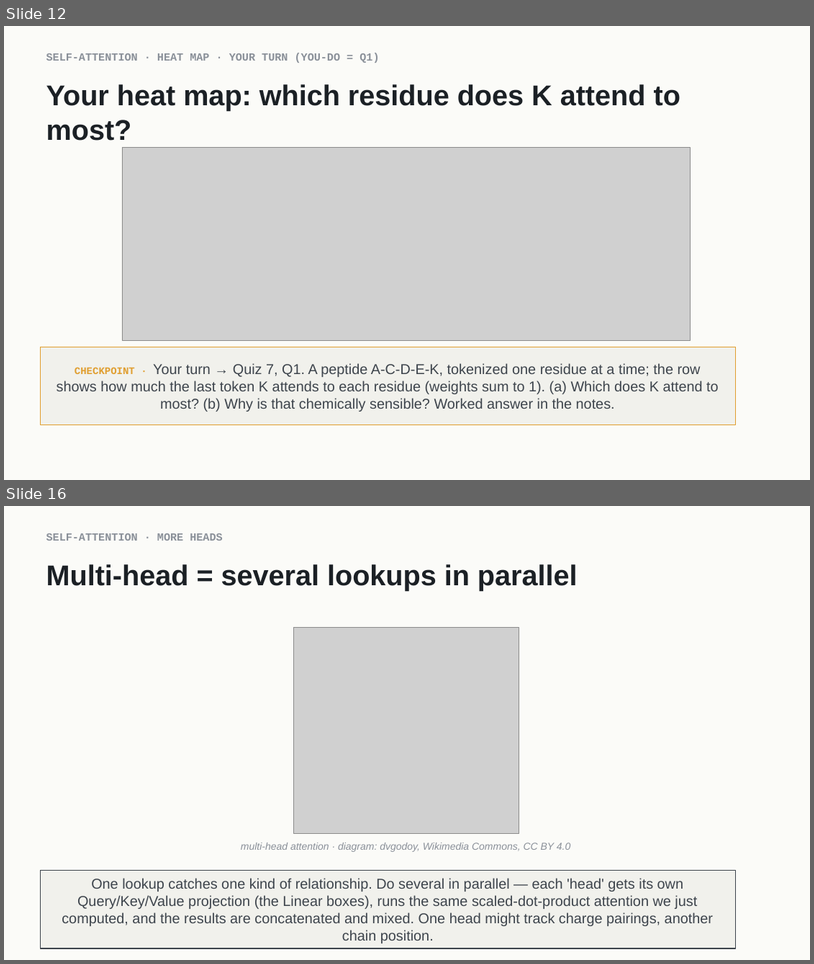
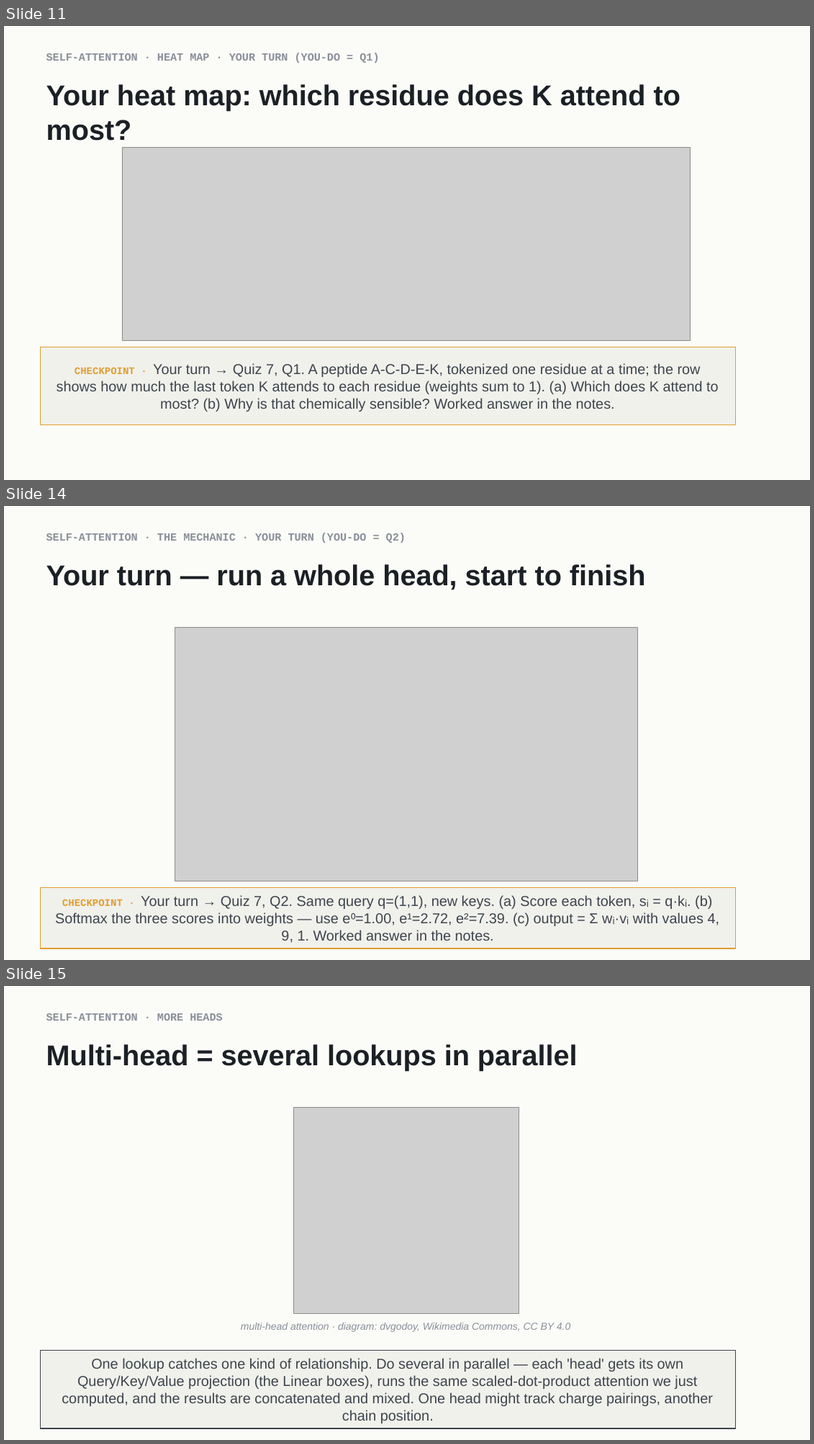
Before and after one commit to indigobio/msacl_dl_course, a slide deck: slides/pptx/lecture07_attention.pptx. Shown one above the other, each under a label of ours: slides 12 and 16 before the commit, slides 11, 14 and 15 after it; the slides between them are not shown. The pictures are 814x964 and 814x1444 pixels, drawn with LibreOffice and Linux fonts; fonts in the diff are those of the drawing; grey boxes stand for pictures. Boxes give left, top, right and bottom in pixels: in the first picture for what was removed or moved away, otherwise in the second. Text is boxed around its words. In the diff, an @@ line names an element or a change of style, - is before the commit and + after.

```diff
--- a/slides/pptx/lecture07_attention.pptx
+++ b/slides/pptx/lecture07_attention.pptx
@@ slide 14 added at bbox=[4, 506, 810, 960], background #FFFFFF @@
@@ rectangle added at bbox=[4, 506, 810, 960], fill #FBFBF8 @@
@@ text added at bbox=[46, 533, 406, 543], 13 pt, text #8A9099, bold @@
+SELF-ATTENTION · THE MECHANIC · YOUR TURN (YOU-DO = Q2)
@@ text added at bbox=[46, 564, 646, 590], 34 pt, text #1B2025, bold @@
+Your turn — run a whole head, start to finish
@@ picture added at bbox=[175, 627, 638, 881] @@
@@ rectangle added at bbox=[40, 887, 736, 948], fill #F1F1EC, outline #E09E2F 1 pt, 17 pt, text #3D444C @@
+CHECKPOINT · Your turn → Quiz 7, Q2. Same query q=(1,1), new keys. (a) Score each token, sᵢ = q·kᵢ. (b) Softmax the three scores into weights — use e⁰=1.00, e¹=2.72, e²=7.39. (c) output = Σ wᵢ·vᵢ with values 4, 9, 1. Worked answer in the notes.
@@ what was slide 12 is now slide 11 @@
@@ what was slide 16 is now slide 15 @@
```
Also in this commit, not shown: 4 slides changed, 1 other slide added, 3 slides removed, 10 other files.
